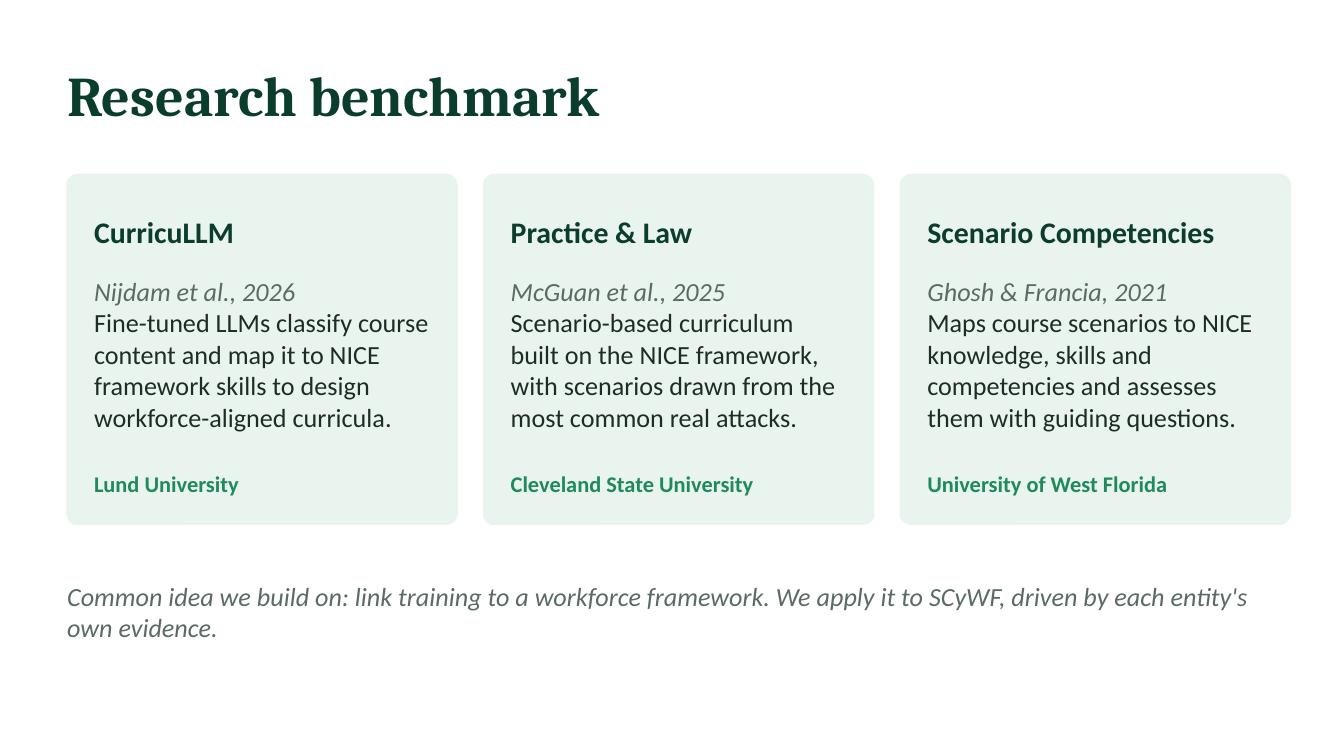
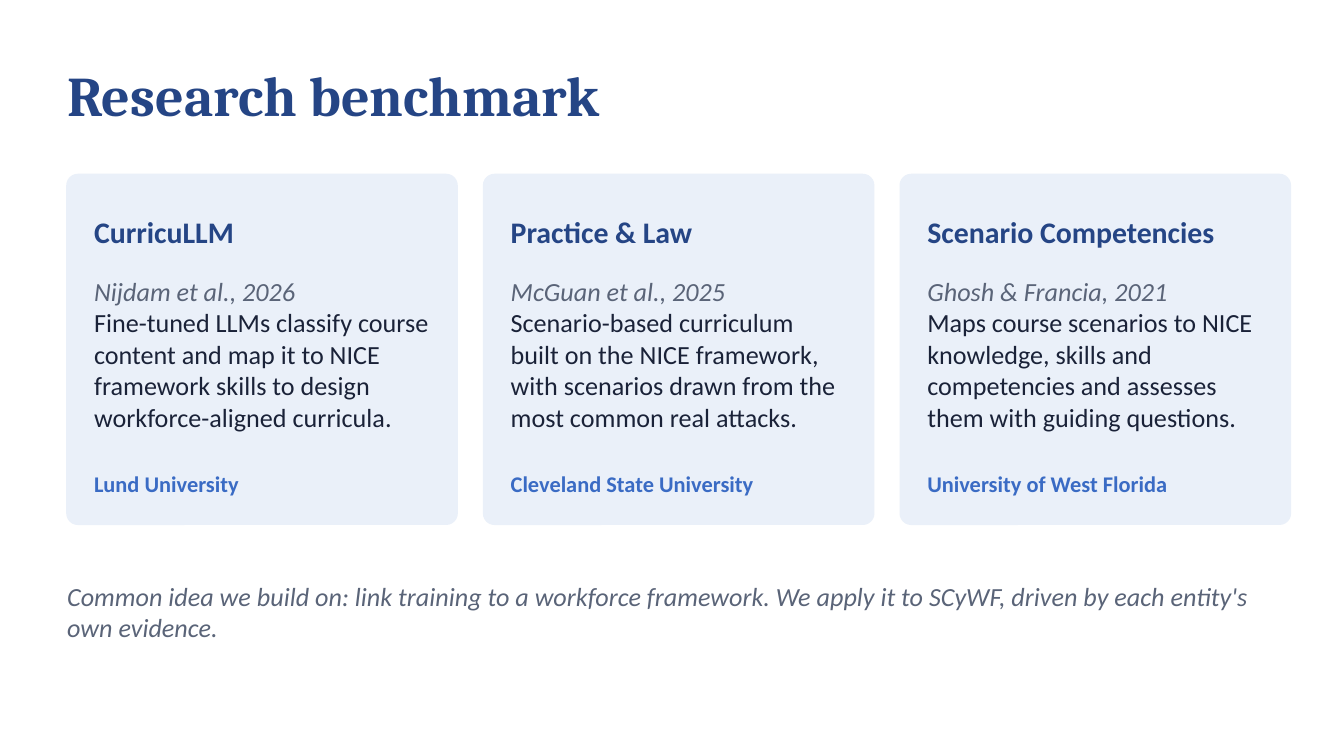
Before and after one commit to MeshaelAlessa/SCyWF, a slide deck: slide 5 of deck/SCyWF_Proposal.pptx. Drawn at 1344x756 pixels with LibreOffice and Linux fonts; fonts in the diff are those of the drawing. Boxes give left, top, right and bottom in pixels: in the first picture for what was removed or moved away, otherwise in the second. Text is boxed around its words. In the diff, an @@ line names an element or a change of style, - is before the commit and + after.

```diff
--- a/deck/SCyWF_Proposal.pptx
+++ b/deck/SCyWF_Proposal.pptx
@@ fill #EAF4EE to #EAF0F9; outline #EAF4EE 1 pt to #EAF0F9 1 pt in 3 elements at [67, 175, 457, 524], [484, 175, 874, 524], [900, 175, 1290, 524] @@
@@ text colour #0B3D2E to #254585 in 4 elements at [67, 77, 599, 117], [94, 222, 234, 243], [511, 222, 692, 243], [927, 222, 1214, 248] @@
@@ text "Nijdam et al., 2026" at [94, 283, 428, 432]: text colour #5B6B64 to #5A6478 in "Nijdam et al., 2026"; text colour #1E2B26 to #1A2238 in "Fine-tuned LLMs classify course content and map ..." @@
@@ text "McGuan et al., 2025" at [511, 283, 835, 427]: text colour #5B6B64 to #5A6478 in "McGuan et al., 2025"; text colour #1E2B26 to #1A2238 in "Scenario-based curriculum built on the NICE framework, ..." @@
@@ text "Ghosh & Francia, 2021" at [927, 283, 1252, 432]: text colour #5B6B64 to #5A6478 in "Ghosh & Francia, 2021"; text colour #1E2B26 to #1A2238 in "Maps course scenarios to NICE knowledge, skills ..." @@
@@ text colour #1F8A5B to #3A6BC4 in 3 elements at [94, 476, 239, 496], [511, 476, 753, 496], [927, 476, 1167, 496] @@
@@ text "Common idea we build on: ..." at [67, 588, 1248, 637]: text colour #5B6B64 to #5A6478 @@
```
Also in this commit, not shown: 7 other slides changed, 1 other file.
